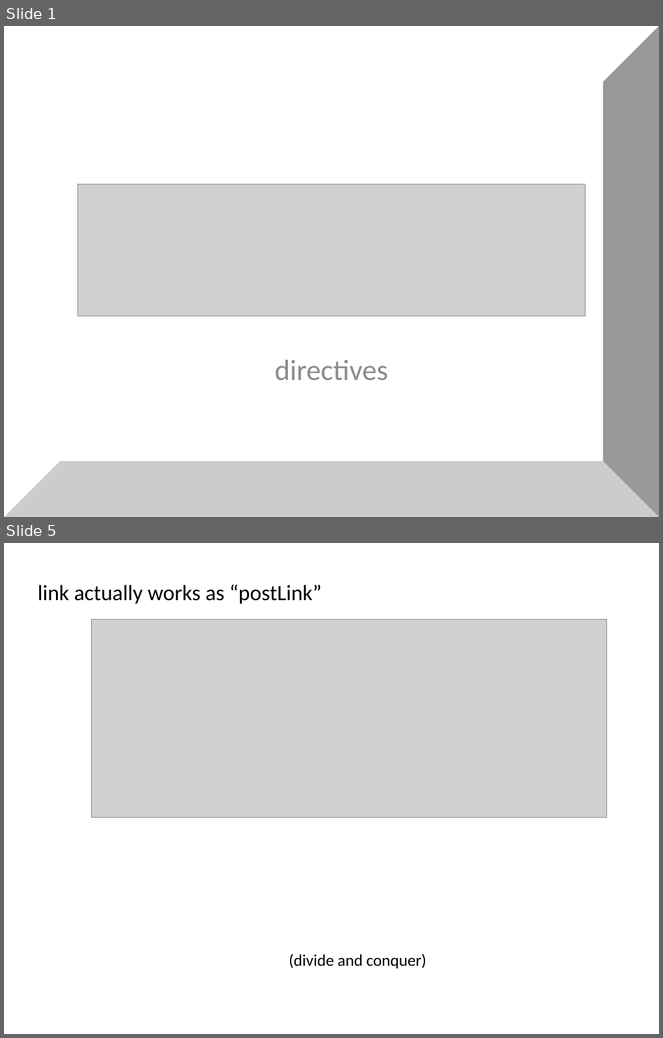
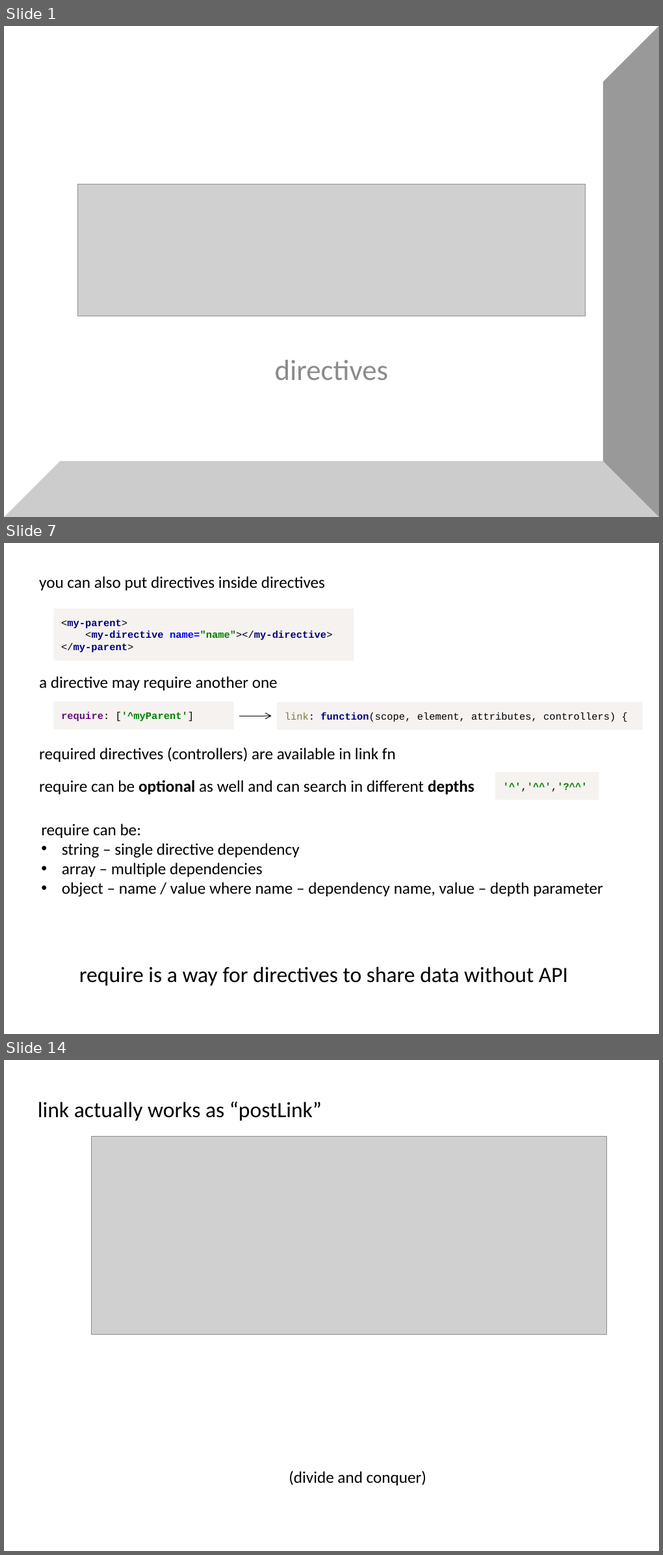
Before and after one commit to alexeymatveevp/angularjs-course, a slide deck: docs/03_directives.pptx. Shown one above the other, each under a label of ours: slides 1 and 5 before the commit, slides 1, 7 and 14 after it; the slides between them are not shown. The pictures are 663x1038 and 663x1555 pixels, drawn with LibreOffice and Linux fonts; fonts in the diff are those of the drawing; grey boxes stand for pictures. Boxes give left, top, right and bottom in pixels: in the first picture for what was removed or moved away, otherwise in the second. Text is boxed around its words. In the diff, an @@ line names an element or a change of style, - is before the commit and + after.

```diff
--- a/docs/03_directives.pptx
+++ b/docs/03_directives.pptx
@@ slide 7 added at (x1=4, y1=543, x2=659, y2=1034), background #FFFFFF @@
@@ text added at (x1=39, y1=576, x2=325, y2=590), 18 pt, text #000000 @@
+you can also put directives inside directives
@@ rectangle added at (x1=54, y1=609, x2=354, y2=660), fill #F5F2F0, 11 pt, text #000080, bold @@
+<my-parent>
+<my-directive name="name"></my-directive>
+</my-parent>
@@ text added at (x1=39, y1=676, x2=278, y2=691), 18 pt, text #000000 @@
+a directive may require another one
@@ rectangle added at (x1=54, y1=702, x2=234, y2=729), fill #F5F2F0, 11 pt, text #008000, bold @@
+require: ['^myParent']
@@ arrow added from (239, 716) to (271, 716), #000000 0.75 pt @@
@@ rectangle added at (x1=277, y1=702, x2=643, y2=730), fill #F5F2F0, 11 pt, text #000000 @@
+link: function(scope, element, attributes, controllers) {
@@ text added at (x1=39, y1=747, x2=396, y2=762), 18 pt, text #000000 @@
+required directives (controllers) are available in link fn
@@ rectangle added at (x1=495, y1=772, x2=599, y2=800), fill #F5F2F0, 11 pt, text #008000, bold @@
+'^','^^','?^^'
@@ text added at (x1=39, y1=780, x2=475, y2=795), 18 pt, text #000000 @@
+require can be optional as well and can search in different depths
@@ text added at (x1=41, y1=824, x2=603, y2=897), 18 pt, text #000000 @@
+require can be:
+• string – single directive dependency
+• array – multiple dependencies
+• object – name / value where name – dependency name, value – depth parameter
@@ text added at (x1=79, y1=967, x2=568, y2=986), 24 pt, text #000000 @@
+require is a way for directives to share data without API
@@ what was slide 5 is now slide 14 @@
```
Also in this commit, not shown: 2 slides changed, 9 other slides added, 2 slides removed, 20 other files.
